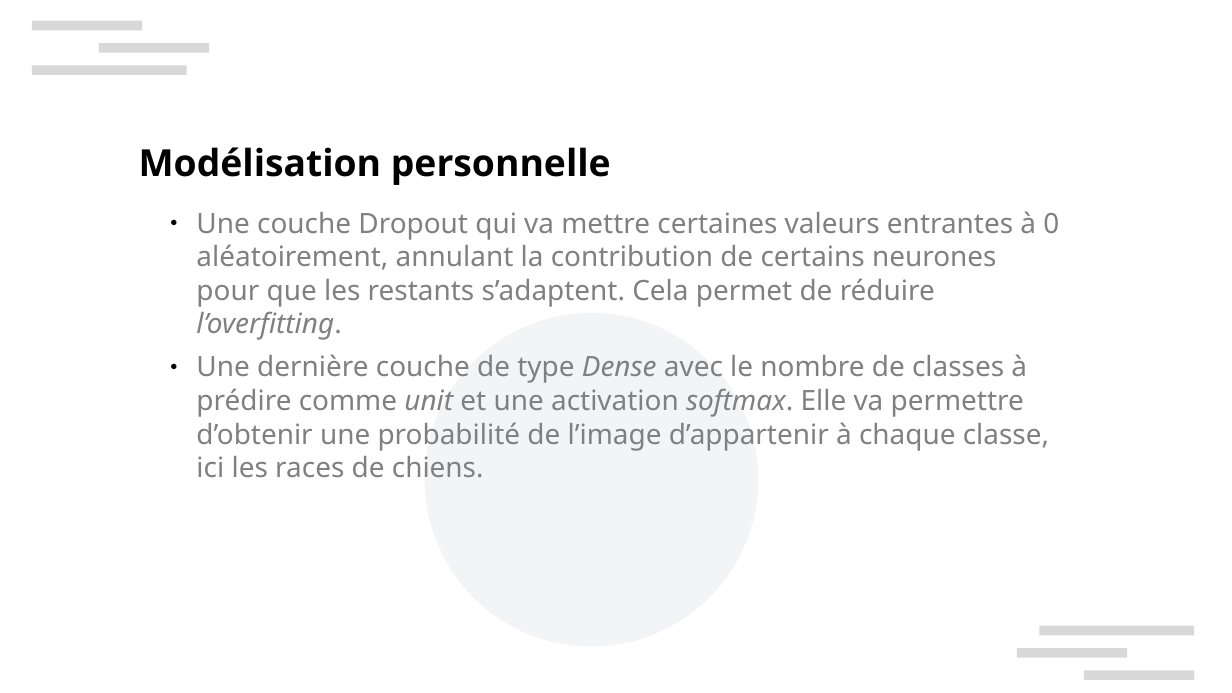
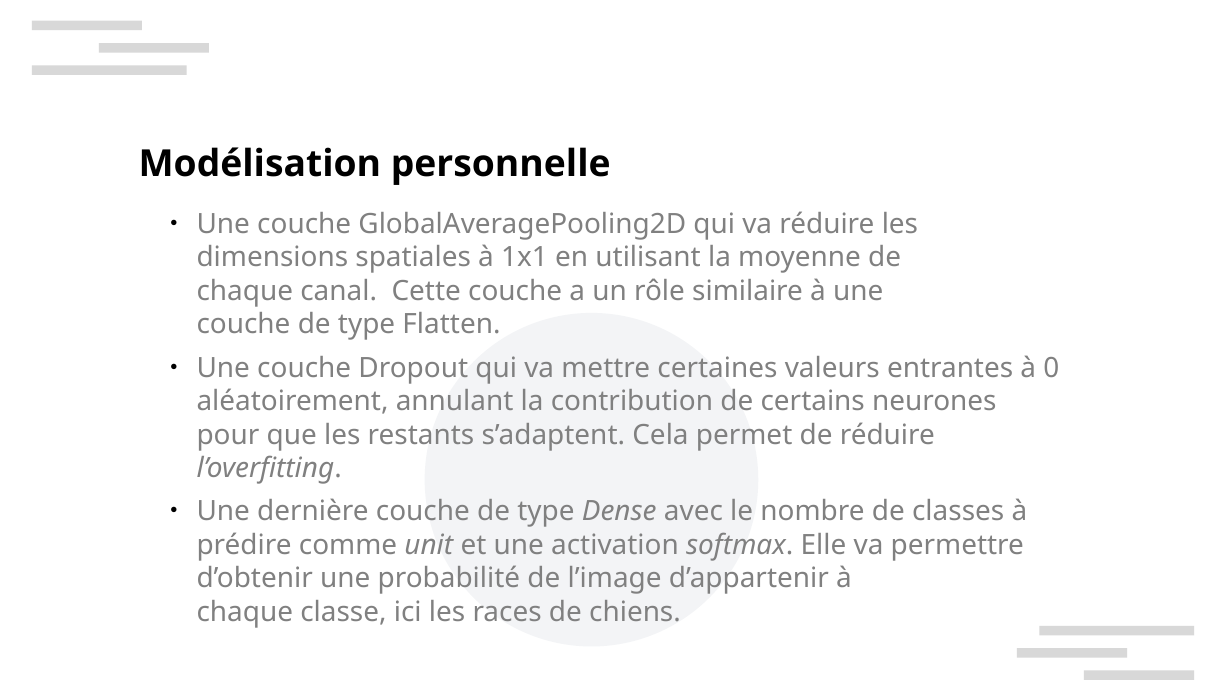
Before and after one commit to xbarrelet/ml-project-6, a slide deck: slide 10 of Barrelet_Xavier_5_presentation_092024.pptx. Drawn at 1232x693 pixels with LibreOffice and Linux fonts; fonts in the diff are those of the drawing; background and template pictures are left out. Boxes give left, top, right and bottom in pixels: in the first picture for what was removed or moved away, otherwise in the second. Text is boxed around its words. In the diff, an @@ line names an element or a change of style, - is before the commit and + after.

```diff
--- a/Barrelet_Xavier_5_presentation_092024.pptx
+++ b/Barrelet_Xavier_5_presentation_092024.pptx
@@ text at (x1=197, y1=211, x2=918, y2=340): paragraph added @@
+  ● Une couche GlobalAveragePooling2D qui va réduire les dimensions spatiales à 1x1 en utilisant la moyenne de
+    chaque canal. Cette couche a un rôle similaire à une
+    couche de type Flatten.
```
Also in this commit, not shown: 4 other slides changed, 2 other files.
